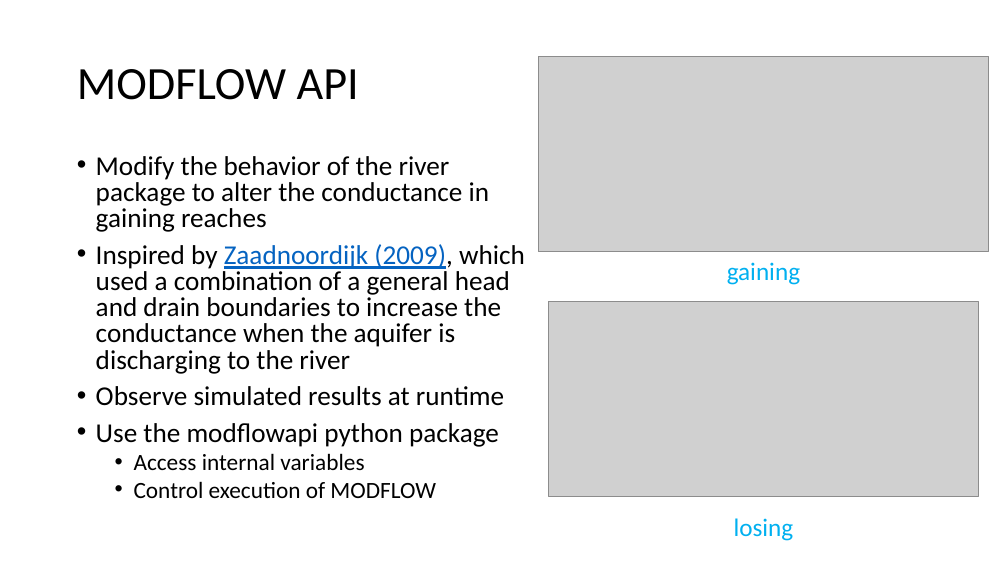
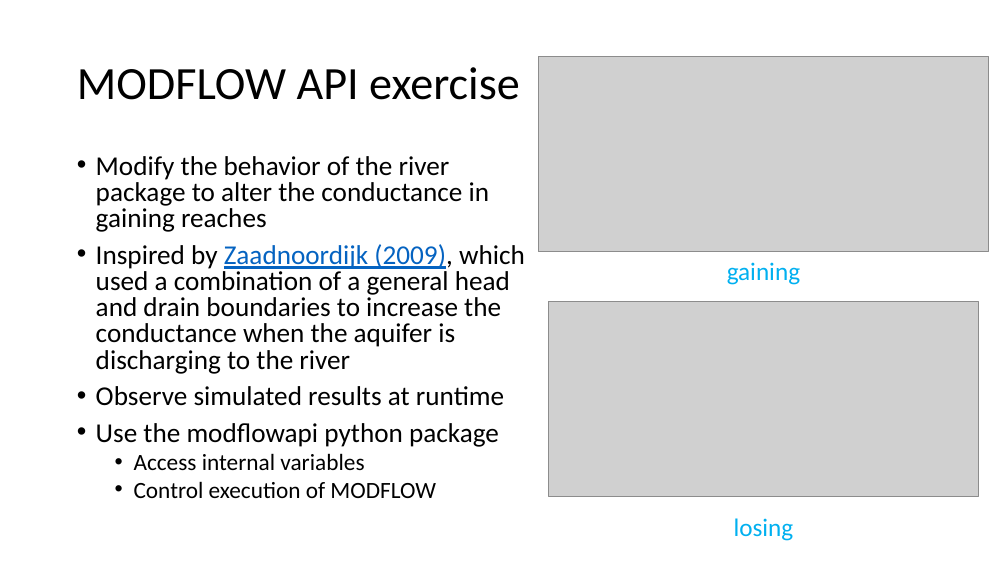
Before and after one commit to martclanor/modflow-dsd24, a slide deck: slide 3 of presentations/5-MODFLOW_API.pptx. Drawn at 1008x567 pixels with LibreOffice and Linux fonts; fonts in the diff are those of the drawing; grey boxes stand for pictures. Boxes give left, top, right and bottom in pixels: in the first picture for what was removed or moved away, otherwise in the second. Text is boxed around its words. In the diff, an @@ line names an element or a change of style, - is before the commit and + after.

Commit message:
Add presentation for FloPy exercise (#7)
Update to api presentation

```diff
--- a/presentations/5-MODFLOW_API.pptx
+++ b/presentations/5-MODFLOW_API.pptx
@@ title at [77, 67, 520, 100]: text changed @@
-MODFLOW API
+MODFLOW API exercise
```
Also in this commit, not shown: 1 other file.
